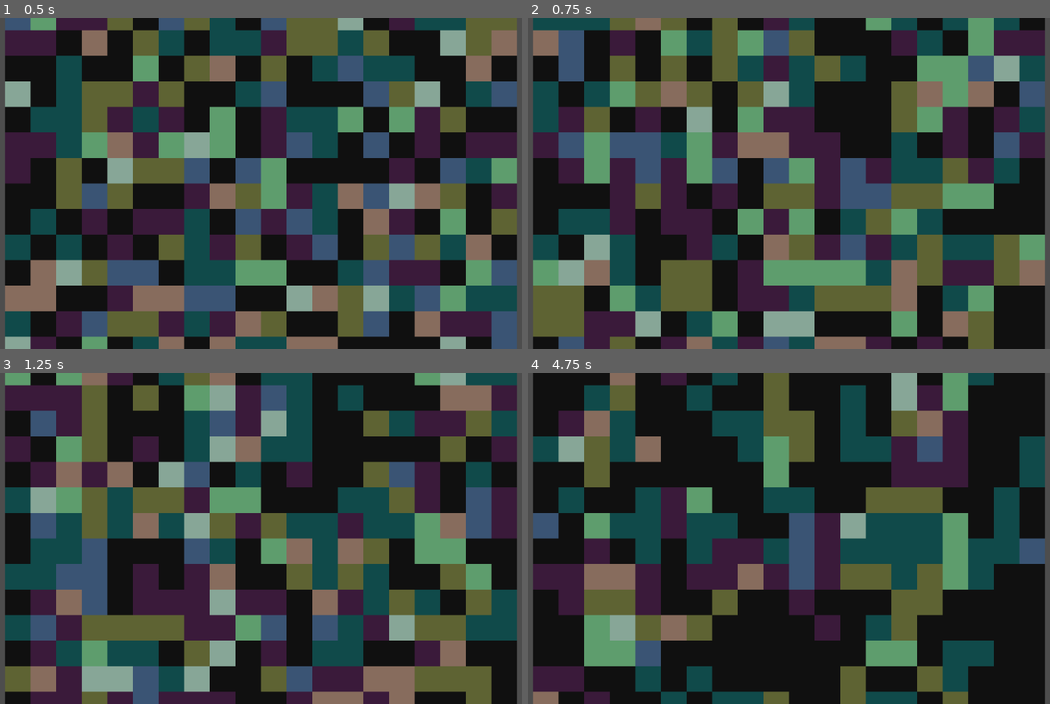
Above: before the commit, frames 1-4 (two rows, left to right).
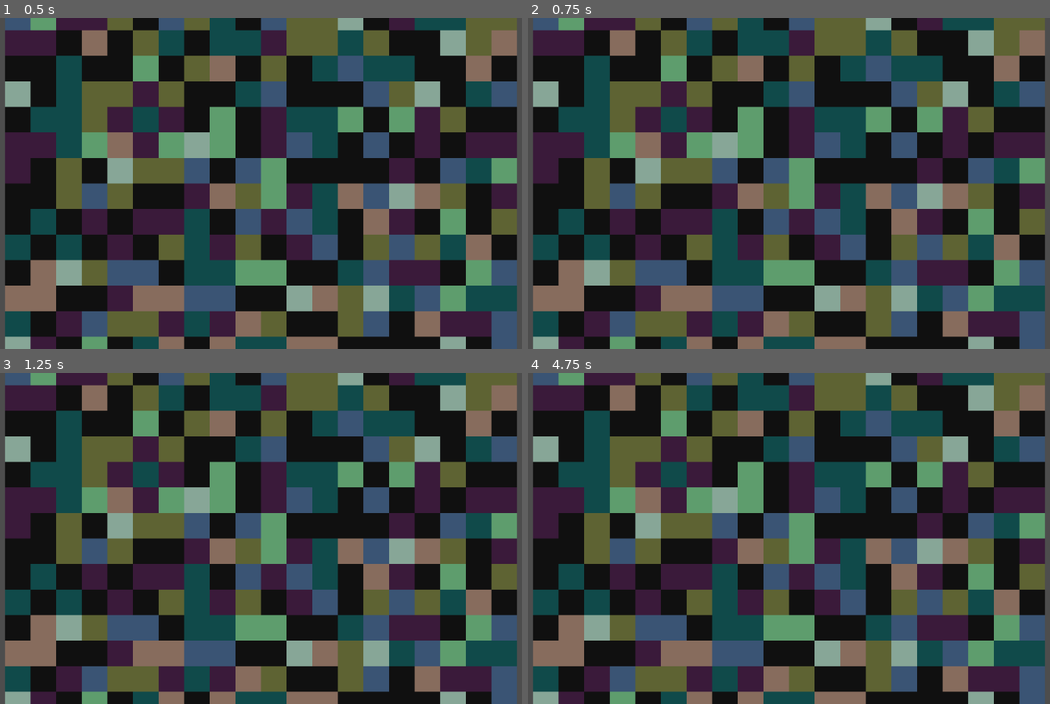
Above: after the commit, the same moments.

Repository: SashaMkrv/godot-conway-game-of-life-image-maker
Game: Godot game, scene res://BitMapGameTest.tscn
The game is run twice, just before and just after one commit, with the same random seed, the same clock (stepped at 60 frames per second) and the same inputs. This scene is started directly instead of the project's main scene.
Inputs:
- Up to frame 1 (0.5 s): no input
- Up to frame 2 (0.75 s): tap Enter (ui_accept) at 0.5 s
- Up to frame 3 (1.25 s): tap Enter (ui_accept) at 0.77 s
- Up to frame 4 (4.75 s): tap Enter (ui_accept) at 1.25, 1.52, 2, 2.75, 3.02, 3.5, 3.77, 4.25, 4.52 s

Frame 1 is identical in both runs. In frame 2, 69% of the frame differs, in the area x 0-100%, y 0-100%; in frame 3, 81%; in frame 4, 80%.

Commit message:
pass is not return. pass is not return
pass is not return.

Diff:
--- a/Scripts/StepControl.gd
+++ b/Scripts/StepControl.gd
@@ -49,7 +49,7 @@
 func _input(event: InputEvent) -> void:
 	# turning this off like so, since it's messing with the UI buttons
 	# for obvious reasons
-	pass
+	return
 	# TODO change this controller to only do timer events! Pause + unpaused states
 	# Or add a different controller to do the above.
 	if updateType == "Input" and event.is_action_released("ui_accept"):
